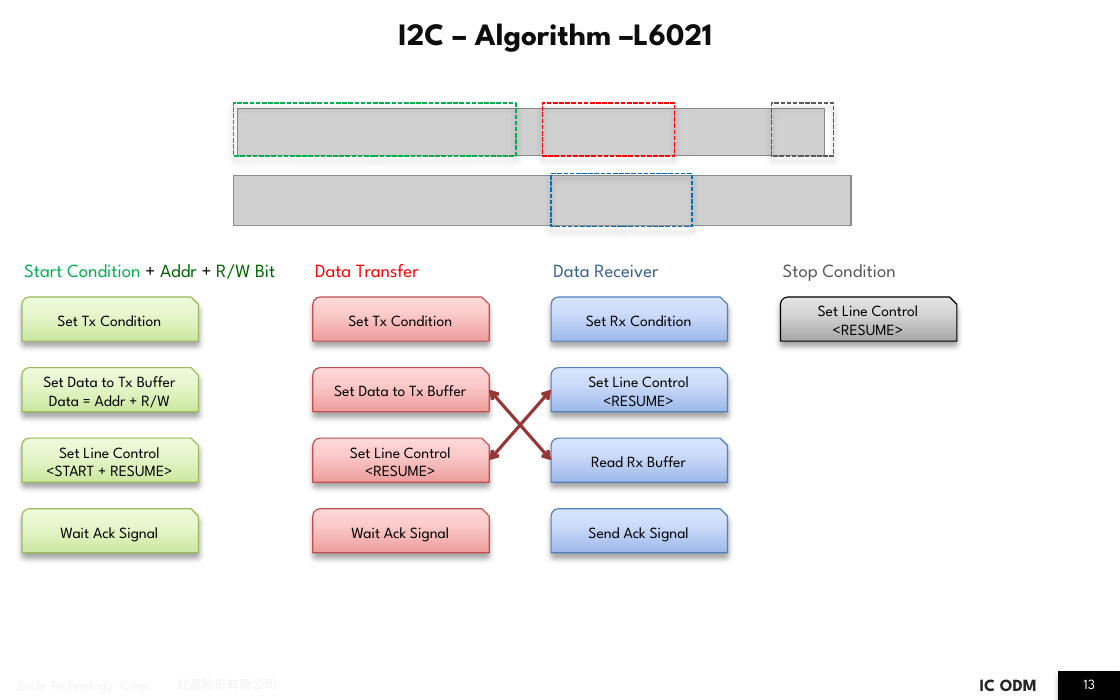
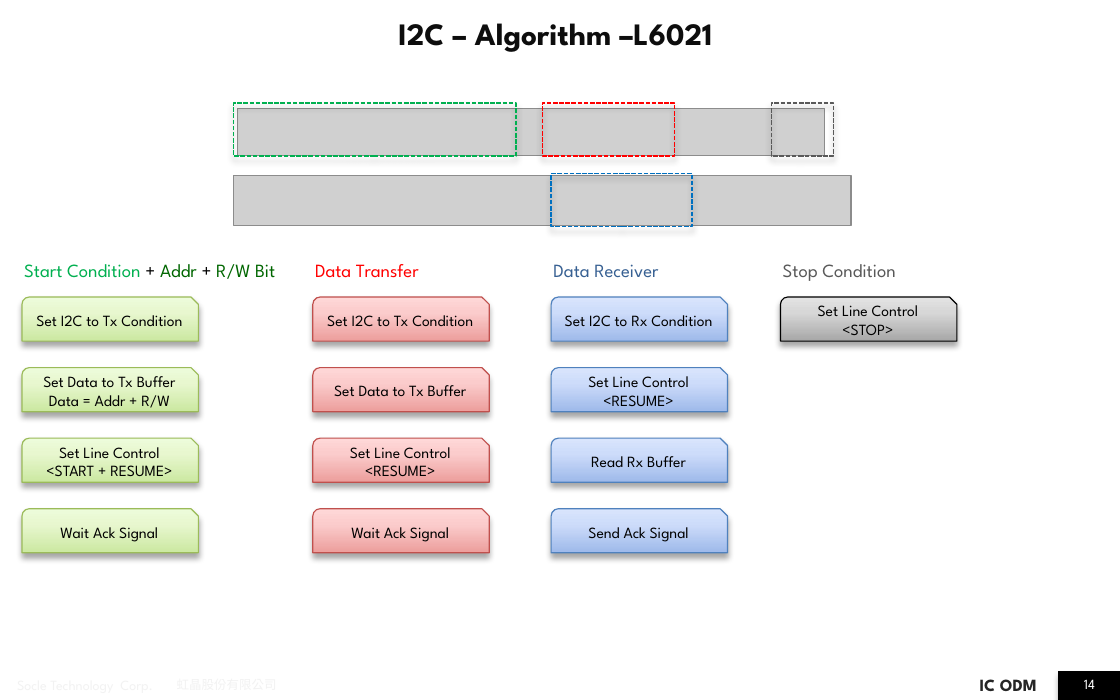
Before and after one commit to JomaskTsai/ppt_linux, a slide deck: slide 14 of i2c_report_ben.pptx (slide 13 before the commit). Drawn at 1120x700 pixels with LibreOffice and Linux fonts; fonts in the diff are those of the drawing; grey boxes stand for pictures; background and template pictures are left out. Boxes give left, top, right and bottom in pixels: in the first picture for what was removed or moved away, otherwise in the second. Text is boxed around its words. In the diff, an @@ line names an element or a change of style, - is before the commit and + after.

```diff
--- a/i2c_report_ben.pptx
+++ b/i2c_report_ben.pptx
@@ text in snip round rect at (x1=36, y1=315, x2=182, y2=326): text changed @@
-Set Tx Condition
+Set I2C to Tx Condition
@@ text in snip round rect at (x1=327, y1=315, x2=473, y2=326): text changed @@
-Set Tx Condition
+Set I2C to Tx Condition
@@ text in snip round rect at (x1=565, y1=315, x2=712, y2=326): text changed @@
-Set Rx Condition
+Set I2C to Rx Condition
@@ text in snip round rect at (x1=842, y1=324, x2=893, y2=341): text changed @@
-<RESUME>
+<STOP>
@@ double arrow removed from (489, 460) to (551, 390) @@
@@ double arrow removed from (489, 390) to (551, 460) @@
@@ page number at (x1=1084, y1=679, x2=1095, y2=689): text changed @@
-13
+14
```
Also in this commit, not shown: 2 other slides changed, 1 slide added.
